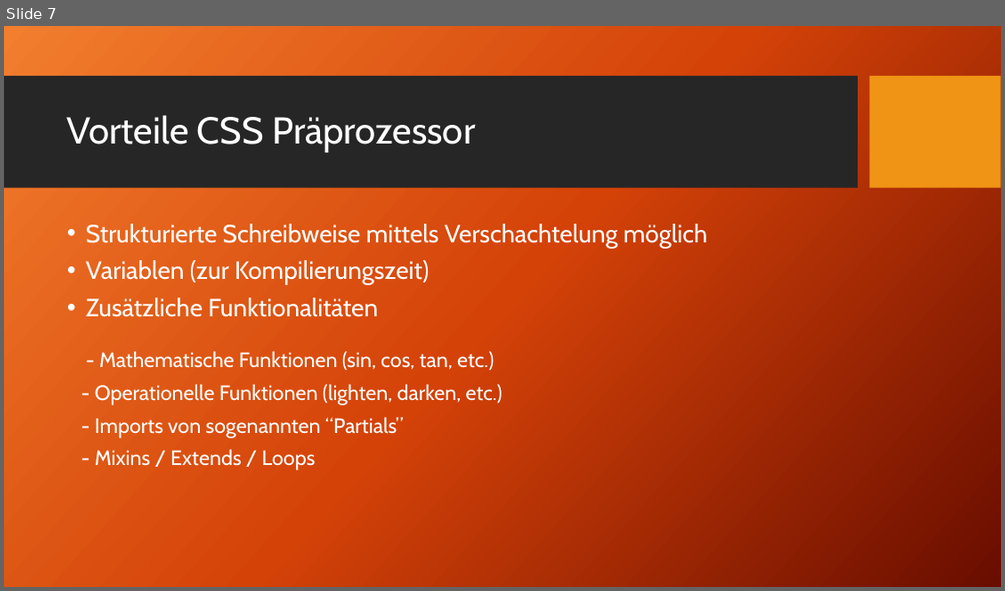
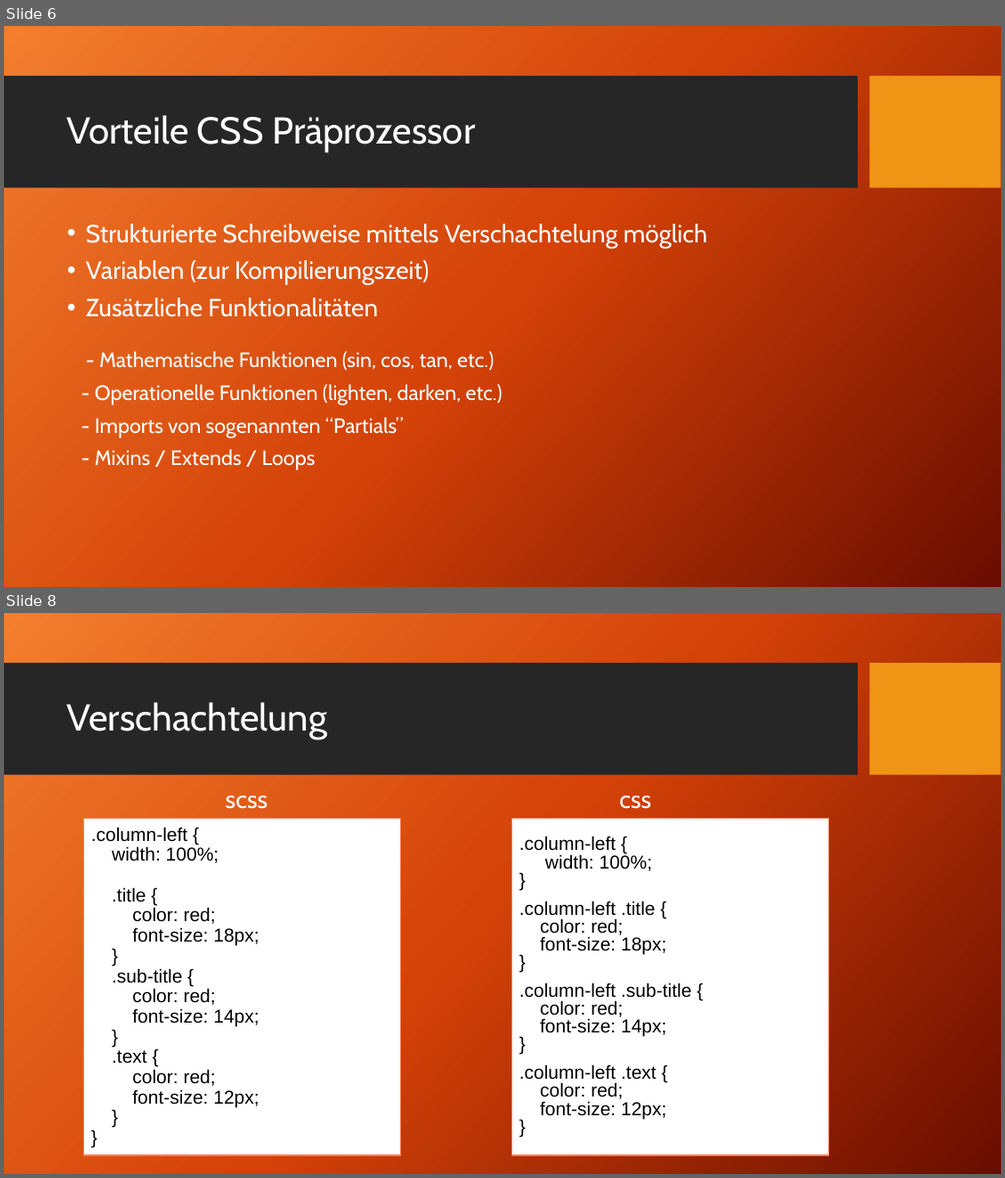
Before and after one commit to TomFrey/htmlCssBasicUebungen, a slide deck: sass Schulung.pptx. Shown one above the other, each under a label of ours: slide 7 before the commit, slides 6 and 8 after it; the slides between them are not shown. The pictures are 1005x591 and 1005x1178 pixels, drawn with LibreOffice and Linux fonts; fonts in the diff are those of the drawing; background and template pictures are left out. Boxes give left, top, right and bottom in pixels: in the first picture for what was removed or moved away, otherwise in the second. Text is boxed around its words. In the diff, an @@ line names an element or a change of style, - is before the commit and + after.

```diff
--- a/sass Schulung.pptx
+++ b/sass Schulung.pptx
@@ slide 8 added at box(4, 613, 1001, 1174), background picture (left out); not listed: 2 template elements that a slide beside it also shows @@
@@ title added at box(67, 702, 327, 739), 36 pt, text #FFFFFF @@
+Verschachtelung
@@ text added at box(226, 795, 267, 809), 24 pt, text #FFFFFF @@
+scss
@@ text added at box(619, 795, 651, 809), 24 pt, text #FFFFFF @@
+css
@@ rectangle added at box(83, 818, 400, 1155), fill #FFFFFF, outline #FA7E5C 1 pt, 18 pt, text #000000 @@
+.column-left {
+width: 100%;
+.title {
+color: red;
+font-size: 18px;
+}
+.sub-title {
+color: red;
+font-size: 14px;
+}
+.text {
+color: red;
+font-size: 12px;
+}
+}
@@ text added at box(512, 818, 829, 1155), fill #FFFFFF, outline #FA7E5C 1 pt, 18 pt, text #000000 @@
+.column-left {
+width: 100%;
+}
+.column-left .title {
+color: red;
+font-size: 18px;
+}
+.column-left .sub-title {
+color: red;
+font-size: 14px;
+}
+.column-left .text {
+color: red;
+font-size: 12px;
+}
@@ what was slide 7 is now slide 6 @@
```
Also in this commit, not shown: 3 slides changed, 22 other slides added, 4 slides removed, 1 other file.
